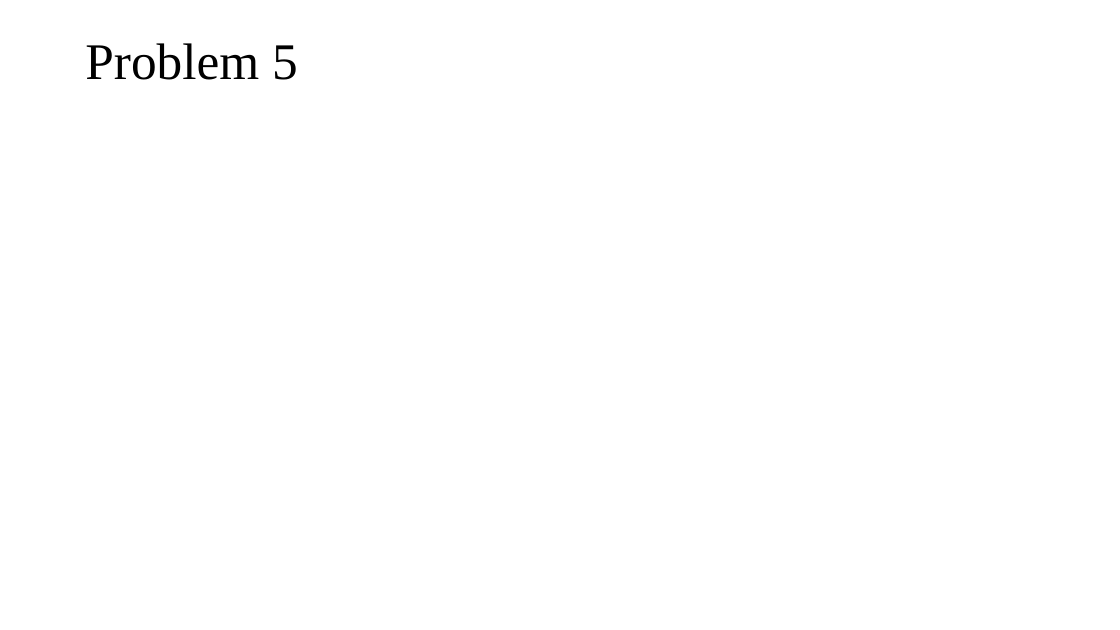
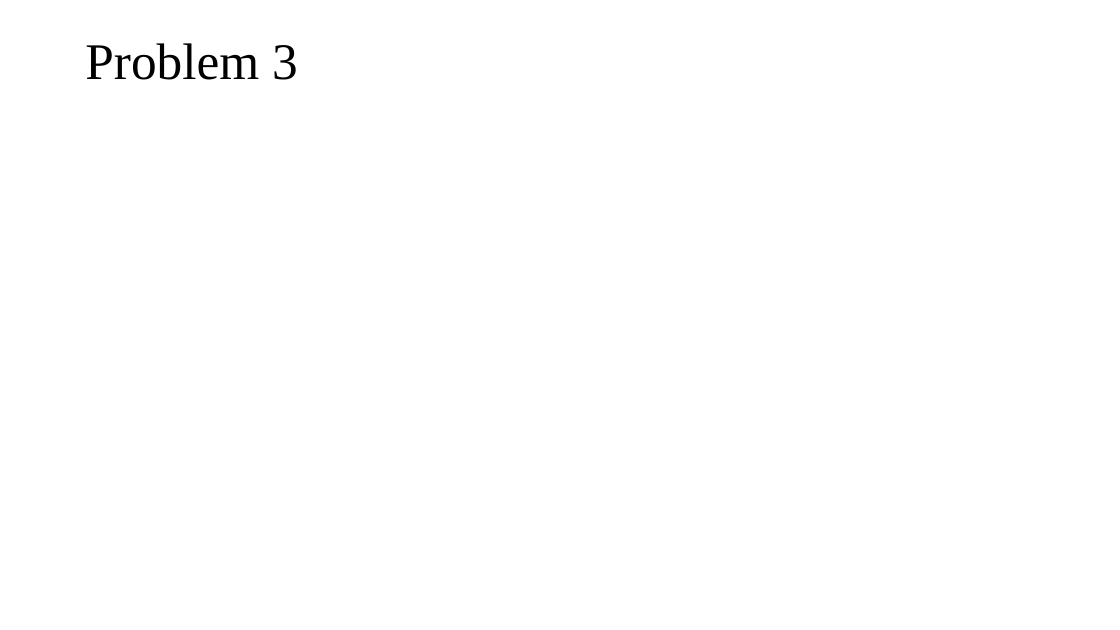
Before and after one commit to tamlhp/2801ict, a slide deck: slide 13 of week-9&10/problem-set/2801ict-week9&10.pptx (slide 35 before the commit). Drawn at 1120x630 pixels with LibreOffice and Linux fonts; fonts in the diff are those of the drawing; grey boxes stand for pictures. Boxes give left, top, right and bottom in pixels: in the first picture for what was removed or moved away, otherwise in the second. Text is boxed around its words. In the diff, an @@ line names an element or a change of style, - is before the commit and + after.

```diff
--- a/week-9&10/problem-set/2801ict-week9&10.pptx
+++ b/week-9&10/problem-set/2801ict-week9&10.pptx
@@ title at (85, 43, 298, 80): text changed @@
-Problem 5
+Problem 3
```
Also in this commit, not shown: 23 other slides changed, 26 slides removed.
